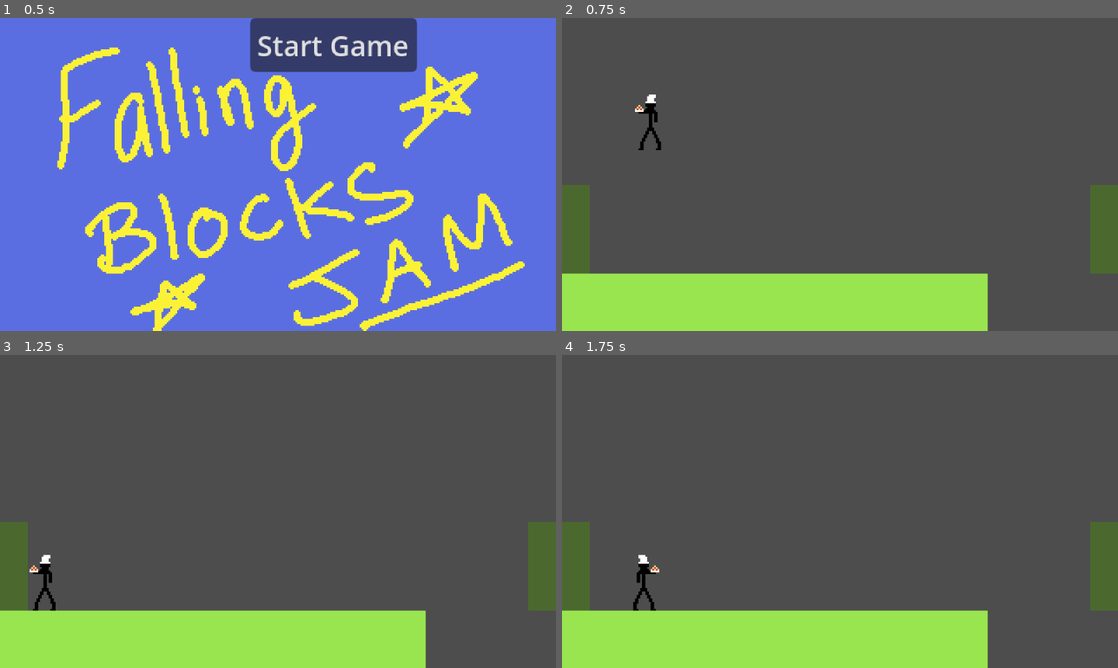
Above: before the commit, frames 1-4 (two rows, left to right).
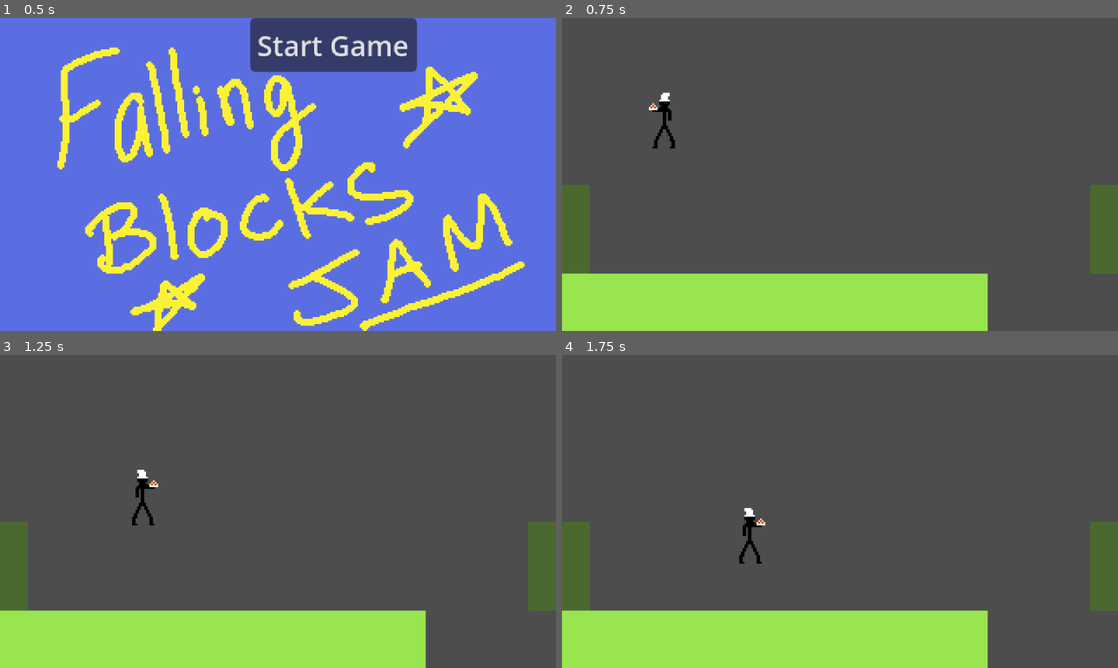
Above: after the commit, the same moments.

Repository: dfebs/falling-blocks-game-jam
Game: Godot game, scene res://main.tscn
Same seed, same stepped clock (60 frames per second), same inputs: the game is played once before the commit and once after it.
Inputs:
- Up to frame 1 (0.5 s): no input
- Up to frame 2 (0.75 s): click "Start Game" at 0.5 s
- Up to frame 3 (1.25 s): no input
- Up to frame 4 (1.75 s): no input

Frame 1 is identical in both runs. In frame 2, 0.5% of the frame differs, in the area x 13-21%, y 23-43%; in frame 3, 0.6%, in the area x 5-29%, y 36-82%; in frame 4, 0.6%.

Commit message:
slide down ramp

Diff:
--- a/Character/character.gd
+++ b/Character/character.gd
@@ -14,7 +14,7 @@
 		velocity.y += gravity * delta
 
 	velocity.x = direction * MAX_SPEED
-	if is_on_floor() and not ray_cast_2d.is_colliding():
+	if is_on_floor() and not ray_cast_2d.is_colliding() and is_on_flat_ground():
 		velocity.y = JUMP_VELOCITY
 
 	move_and_slide()
@@ -27,3 +27,7 @@
 		if !(collider is Floor) and abs(collision.get_normal().x) > 0.7:
 			direction *= -1
 			scale *= Vector2(-1, 1)
+
+func is_on_flat_ground() -> bool:
+	var normal = get_floor_normal()
+	return abs(normal.x) < 0.05
--- a/Levels/starting_level.tscn
+++ b/Levels/starting_level.tscn
@@ -49,3 +49,11 @@
 
 [node name="CollisionShape2D" type="CollisionShape2D" parent="Walls/StaticBody2D2" unique_id=885039367]
 shape = SubResource("RectangleShape2D_euswq")
+
+[node name="Curve" type="Node2D" parent="." unique_id=894057245]
+
+[node name="StaticBody2D" type="StaticBody2D" parent="Curve" unique_id=1308296191]
+position = Vector2(-113, -32)
+
+[node name="CollisionPolygon2D" type="CollisionPolygon2D" parent="Curve/StaticBody2D" unique_id=287967480]
+polygon = PackedVector2Array(0, 0, 5, 17, 68, 70, 10, 48, -8, 24, -8, 7, -2, 0)
